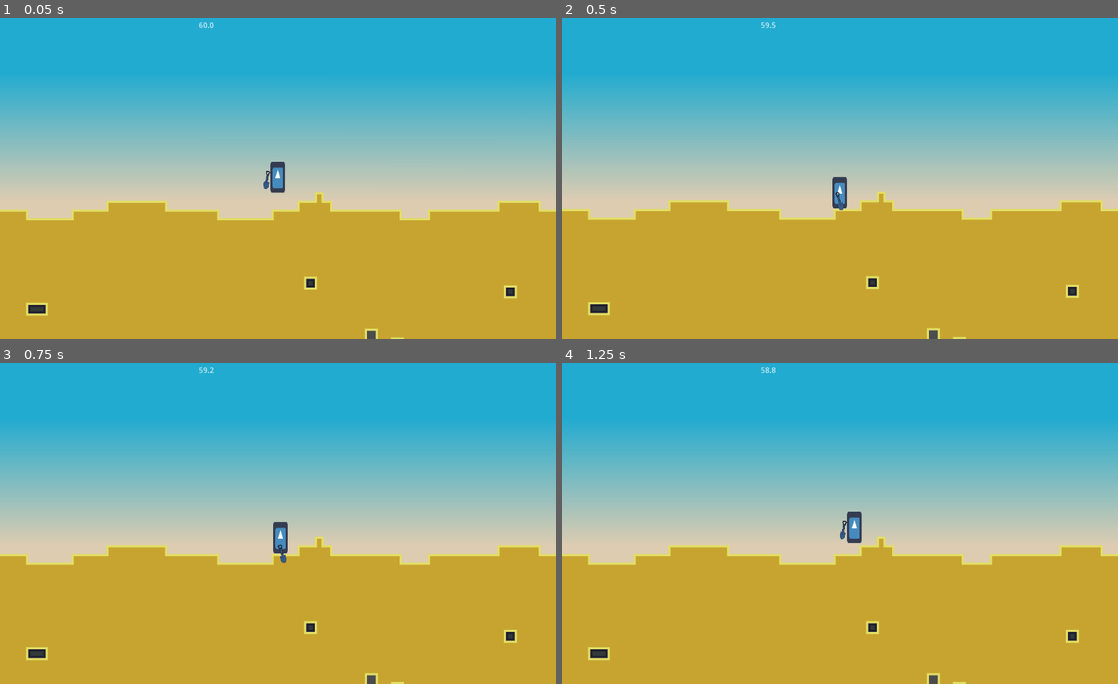
Above: before the commit, frames 1-4 (two rows, left to right).
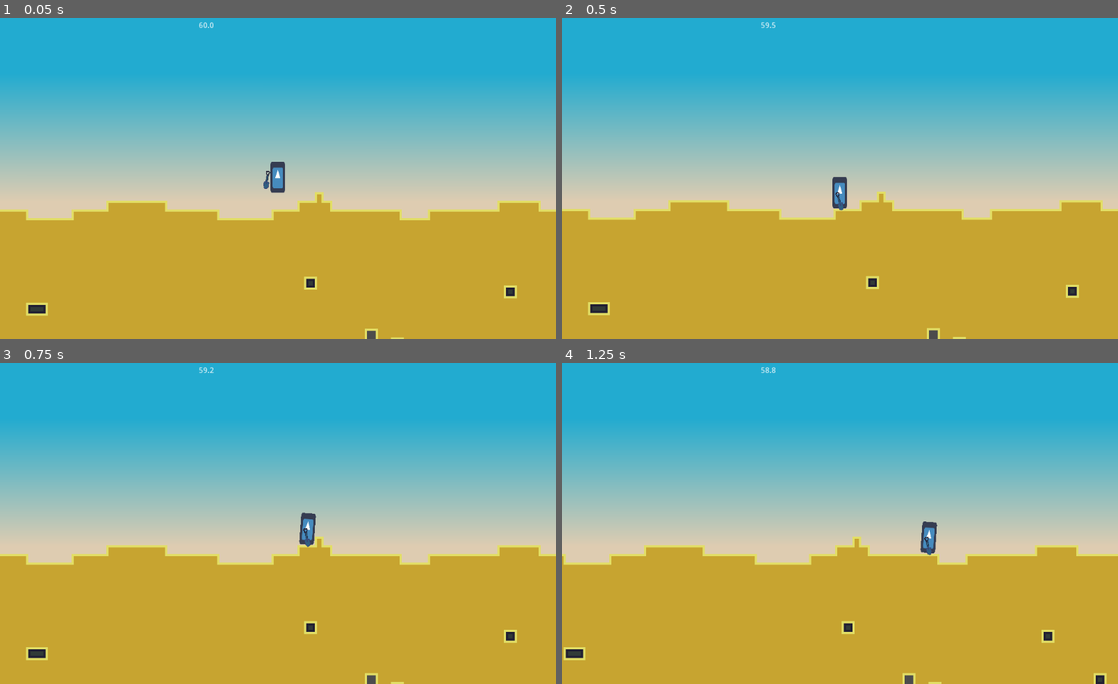
Above: after the commit, the same moments.

Repository: Eptwalabha/ld48
Game: Godot game, scene res://scenes/levels/map/CompetitionLevel.tscn
The game is run twice, just before and just after one commit, with the same random seed, the same clock (stepped at 60 frames per second) and the same inputs. This scene is started directly instead of the project's main scene. The engine's default icon, where the game draws it, is replaced by a stand-in: a white triangle on a blue panel in a dark square.
Inputs (mouse positions are in pixels of both pictures, inside the frame that each line leads up to):
- Up to frame 1 (0.05 s): no input
- Up to frame 2 (0.5 s): no input
- Up to frame 3 (0.75 s): tap Enter at 0.5 s; move the mouse to (400, 504) at 0.52 s; hold Right (move_right) from 0.53 s (still down); hold E (action) from 0.53 s (still down)
- Up to frame 4 (1.25 s): keep holding Right (move_right); keep holding E (action); tap Space (move_jump) at 0.77 s

Frames 1-2 are identical in both runs. In frame 3, 0.5% of the frame differs, in the area x 49-57%, y 46-63%; in frame 4, 3.5%, in the area x 0-98%, y 46-100%.

Commit message:
drag to throw in direction

Diff:
--- a/scenes/DirtBlock.tscn
+++ b/scenes/DirtBlock.tscn
@@ -29,7 +29,7 @@
 emitting = false
 
 [node name="Timer" type="Timer" parent="."]
-wait_time = 0.1
+wait_time = 0.3
 one_shot = true
 autostart = true
 
--- a/scenes/Player.gd
+++ b/scenes/Player.gd
@@ -2,6 +2,7 @@
 
 # warning-ignore:unused_signal
 signal throw_dirt
+signal throw_dirt_shovel(from, direction)
 
 export(float) var j_duration := .5
 export(float) var j_tiles := 5.0
@@ -111,3 +112,15 @@
 
 func is_realy_on_floor() -> bool:
 	return is_on_floor() or $FloorL.is_colliding() or $FloorM.is_colliding() or $FloorR.is_colliding()
+
+var initial_click: Vector2 = Vector2.ZERO
+
+func action_start(mouse: Vector2) -> void:
+	initial_click = mouse
+
+func action_end(mouse: Vector2) -> void:
+	var diff = (initial_click - mouse).length()
+	if diff < 16:
+		return
+	var direction = (mouse - $Pivot/Dirt/Throw.global_position).normalized() * 800
+	emit_signal("throw_dirt_shovel", initial_click, direction)
--- a/scenes/levels/Level.gd
+++ b/scenes/levels/Level.gd
@@ -24,8 +24,6 @@
 	update_camera($Player)
 	if can_control_player:
 		$Player.process(delta)
-		if Input.is_action_just_pressed("action"):
-			player.dig()
 
 func update_camera(target: Node2D) -> void:
 	camera.position = target.global_position
--- a/scenes/levels/map/CompetitionLevel.gd
+++ b/scenes/levels/map/CompetitionLevel.gd
@@ -39,8 +39,17 @@
 	game_timer_label.show()
 
 func _process(_delta: float) -> void:
-	if game_start:
-		game_timer_label.text = "%.1f" % game_timer.time_left
+	if !game_start:
+		return
+	update_timer_label()
+
+	if Input.is_action_just_pressed("action"):
+		player.action_start(get_global_mouse_position())
+	if Input.is_action_just_released("action"):
+		player.action_end(get_global_mouse_position())
+
+func update_timer_label() -> void:
+	game_timer_label.text = "%.1f" % game_timer.time_left
 
 func _on_StartupTimer_timeout():
 	sec_start -= 1
@@ -58,19 +67,19 @@
 	game_start = false
 	can_control_player = false
 
-func _on_Player_throw_dirt():
-	var p_position = player.global_position - Vector2(0.0, 8.0)
+func _on_Player_throw_dirt_shovel(position: Vector2, direction: Vector2):
+#	var p_position = player.global_position - Vector2(0.0, 8.0)
 #	var p_tool = player.get_tool()
+	player.dig()
 	var filter_blocks = [
 		GameAutoload.BLOCK_TYPE.SAND,
 		GameAutoload.BLOCK_TYPE.DIRT,
 		GameAutoload.BLOCK_TYPE.STONE
 	]
-	p_position = get_global_mouse_position()
-	var blocks = map.get_blocks(p_position, 2, filter_blocks)
-#	var throw : Array = player.get_throw_vectors()
+	var radius = 2
+	var blocks = map.get_blocks(position, radius, filter_blocks)
 	var throw_position: Vector2 = player.throw_position.global_position
-	var direction = (get_global_mouse_position() - throw_position).normalized() * 800
+#	var direction = (get_global_mouse_position() - throw_position).normalized() * 800
 	var thread = Thread.new()
 	threads.push_back(thread)
 	var blocks_type = []
@@ -87,7 +96,7 @@
 	for type in types:
 		yield(get_tree().create_timer(0.02), "timeout")
 		var physics_block = Block.instance()
-		var r = Vector2(randf() * 32.0 - 16.0, randf() * 32.0 - 16.0) * 10
+		var r = Vector2(randf() * 32.0 - 16.0, randf() * 32.0 - 16.0) * 5
 		map.add_block(physics_block)
 		physics_block.initialize(from, direction + r, type)
 	emit_signal("end_of_theard", args[3])
--- a/scenes/levels/map/CompetitionLevel.tscn
+++ b/scenes/levels/map/CompetitionLevel.tscn
@@ -56,6 +56,6 @@
 wait_time = 60.0
 
 [connection signal="end_of_theard" from="." to="." method="_end_of_theard"]
-[connection signal="throw_dirt" from="Player" to="." method="_on_Player_throw_dirt"]
+[connection signal="throw_dirt_shovel" from="Player" to="." method="_on_Player_throw_dirt_shovel"]
 [connection signal="timeout" from="StartupTimer" to="." method="_on_StartupTimer_timeout"]
 [connection signal="timeout" from="GameTimer" to="." method="_on_GameTimer_timeout"]
--- a/scenes/levels/tilemaps/BaseTilemap.gd
+++ b/scenes/levels/tilemaps/BaseTilemap.gd
@@ -25,14 +25,14 @@
 			if i < limit:
 				_set_tile(cell_index.x, cell_index.y - i, type)
 
-func get_blocks(position: Vector2, radius: int, filter: Array) -> Array:
+func get_blocks(position: Vector2, radius: float, filter: Array) -> Array:
 	var p = world_to_map(position)
 	var list = []
 	var neighbors = [Vector2.LEFT, Vector2.UP, Vector2.DOWN, Vector2.RIGHT]
 	for x in range(-radius, radius + 1):
 		for y in range(-radius, radius + 1):
 			var d = Vector2(x, y)
-			if (abs(d.x) + abs(d.y)) > radius:
+			if float(abs(d.x) + abs(d.y)) > radius:
 				continue
 			var p2 = p + d
 			var m = get_cellv(p2)
